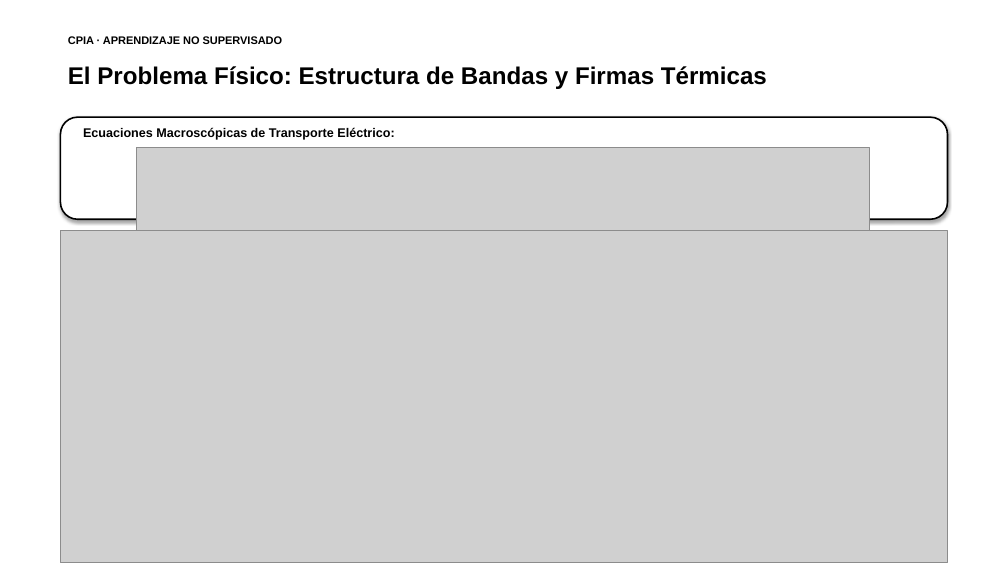
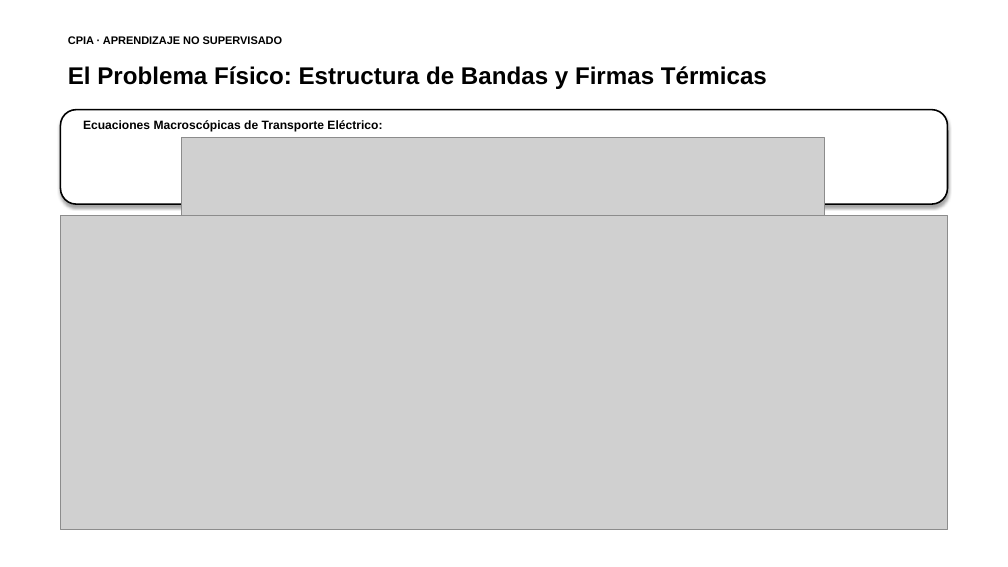
Before and after one commit to ArnauMontull/CPIA-Expo, a slide deck: slide 2 of problemas/5_Materials_Uriel/presentacion_materiales_uriel.pptx. Drawn at 1008x567 pixels with LibreOffice and Linux fonts; fonts in the diff are those of the drawing; grey boxes stand for pictures. Boxes give left, top, right and bottom in pixels: in the first picture for what was removed or moved away, otherwise in the second. Text is boxed around its words. In the diff, an @@ line names an element or a change of style, - is before the commit and + after.

```diff
--- a/problemas/5_Materials_Uriel/presentacion_materiales_uriel.pptx
+++ b/problemas/5_Materials_Uriel/presentacion_materiales_uriel.pptx
@@ rounded rectangle: place and size @@
-rounded rectangle at (60,117,948,219)
+rounded rectangle at (60,110,948,204)
@@ text "Ecuaciones Macroscópicas de Transporte Eléctrico:": place and size @@
-text "Ecuaciones Macroscópicas de Transporte Eléctrico:" at (83,127,394,140)
+text "Ecuaciones Macroscópicas de Transporte Eléctrico:" at (83,120,382,131)
@@ text "Ecuaciones Macroscópicas de Transporte Eléctrico:" at (83,120,382,131): size 12 to 11.5 pt @@
@@ picture: place and size @@
-picture at (136,147,870,265)
+picture at (181,138,824,240)
@@ picture: place and size @@
-picture at (60,231,948,563)
+picture at (60,216,948,530)
```
Also in this commit, not shown: 4 other files.
